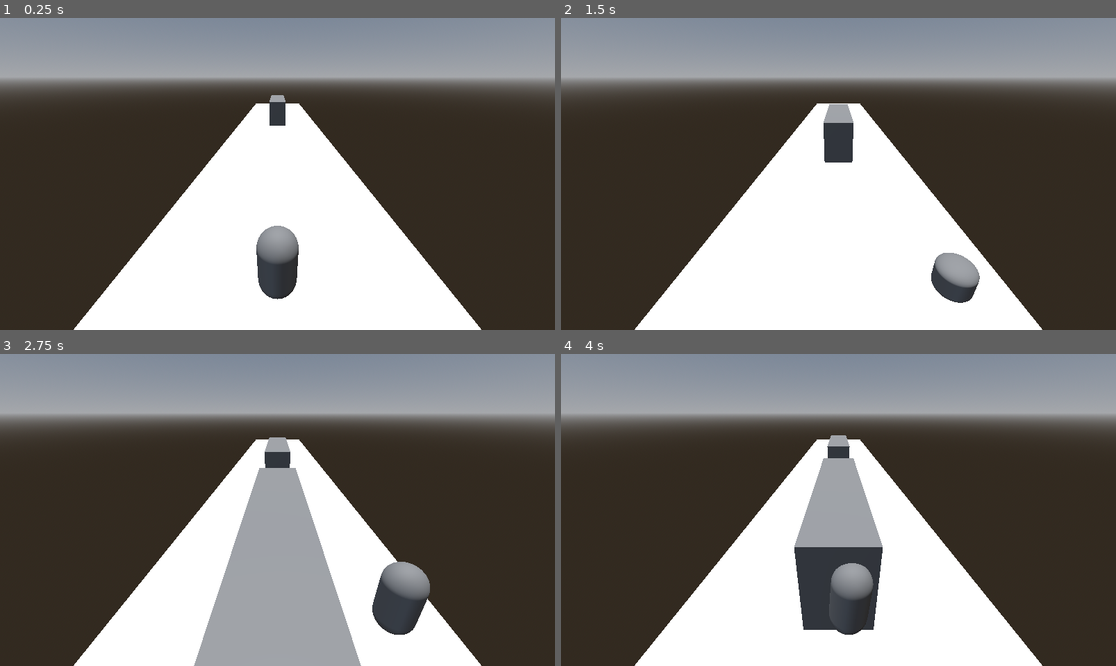
Above: before the commit, frames 1-4 (two rows, left to right).
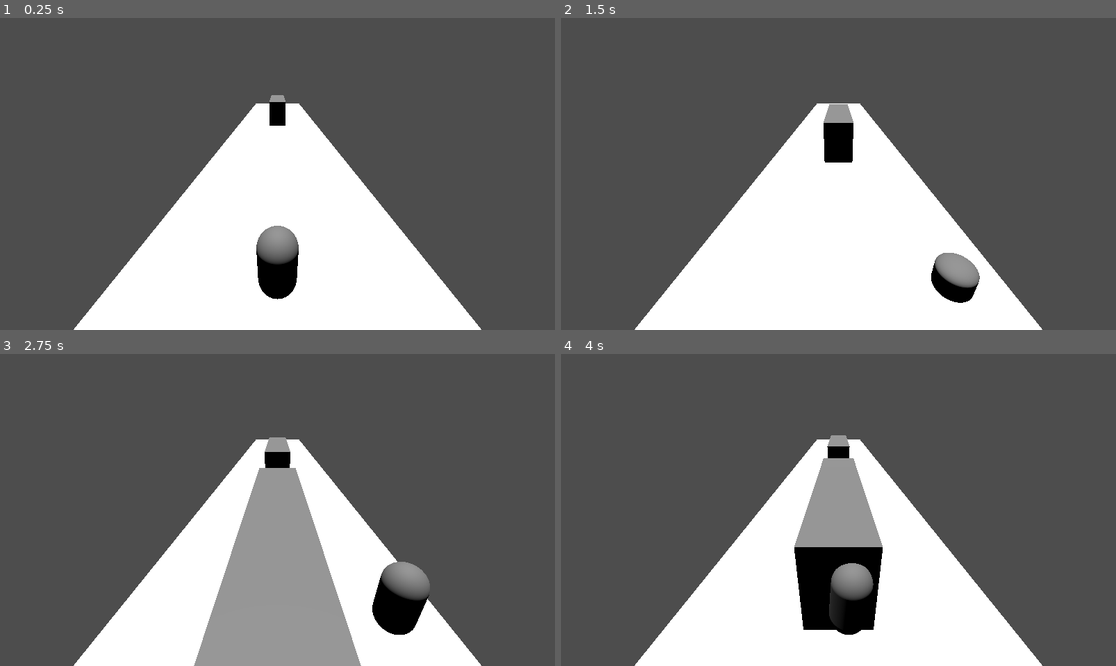
Above: after the commit, the same moments.

Repository: leoag3/projIndaGameLL
Game: Godot game, scene res://scene.tscn
Same seed, same stepped clock (60 frames per second), same inputs: the game is played once before the commit and once after it.
Inputs:
- Up to frame 1 (0.25 s): no input
- Up to frame 2 (1.5 s): hold Right (ui_right) 0.53-1.28 s; hold Down (ui_down) from 1.28 s (still down)
- Up to frame 3 (2.75 s): release Down (ui_down) at 2.03 s; hold Right (ui_right) from 2.03 s (still down)
- Up to frame 4 (4 s): release Right (ui_right) at 2.78 s; hold Up (ui_up) 2.78-3.53 s; hold Left (ui_left) from 3.53 s (still down)

The runs differ from the first frame. In frame 1, 68% of the frame differs, in the area x 0-100%, y 0-100%; in frame 2, 68%; in frame 3, 68%; in frame 4, 71%.

Commit message:
minor tweaks to obstacle generation

Diff:
--- /dev/null
+++ b/obstacle.gdshader
@@ -0,0 +1,20 @@
+shader_type canvas_item;
+
+uniform sampler2D SCREEN_TEXTURE : hint_screen_texture, filter_linear;
+uniform float bend_strength : hint_range(0.0, 2.0) = 1.0;
+
+void fragment() {
+    vec2 uv = SCREEN_UV;
+
+    // Keep UV safe before distortion
+    float safe_y = clamp(uv.y, 0.0, 1.0);
+    float curve = pow(1.0 - safe_y, 2.0) * bend_strength;
+
+    vec2 warped_uv = vec2(uv.x, uv.y - curve);
+    warped_uv = clamp(warped_uv, vec2(0.001), vec2(0.999)); // extra margin
+
+    // Optional fade at screen edges to hide artifacts
+    float fade = smoothstep(0.0, 0.05, warped_uv.y) * smoothstep(1.0, 0.95, warped_uv.y);
+
+    COLOR = texture(SCREEN_TEXTURE, warped_uv) * fade;
+}
--- a/obstacle.tscn
+++ b/obstacle.tscn
@@ -1,6 +1,11 @@
-[gd_scene load_steps=4 format=3 uid="uid://myiaq62iegj"]
+[gd_scene load_steps=6 format=3 uid="uid://myiaq62iegj"]
 
 [ext_resource type="Script" uid="uid://ch6u174d4ipem" path="res://obstacle.gd" id="1_sl1jc"]
+[ext_resource type="Shader" uid="uid://6mve25bitqi6" path="res://obstacle.gdshader" id="2_aubd6"]
+
+[sub_resource type="ShaderMaterial" id="ShaderMaterial_vcivv"]
+shader = ExtResource("2_aubd6")
+shader_parameter/bend_strength = 0.3
 
 [sub_resource type="BoxMesh" id="BoxMesh_u3cyc"]
 
@@ -12,6 +17,7 @@
 
 [node name="MeshInstance3D" type="MeshInstance3D" parent="."]
 transform = Transform3D(-4.37114e-07, 0, 2, 0, 3, 0, -10, 0, -8.74228e-08, 0, 0, 0)
+material_override = SubResource("ShaderMaterial_vcivv")
 mesh = SubResource("BoxMesh_u3cyc")
 
 [node name="CollisionShape3D" type="CollisionShape3D" parent="."]
--- /dev/null
+++ b/scene.gdshader
@@ -0,0 +1,20 @@
+shader_type canvas_item;
+
+uniform sampler2D SCREEN_TEXTURE : hint_screen_texture, filter_linear;
+uniform float bend_strength : hint_range(0.0, 2.0) = 0.3;
+
+void fragment() {
+    vec2 uv = SCREEN_UV;
+
+    // Keep UV safe before distortion
+    float safe_y = clamp(uv.y, 0.0, 1.0);
+    float curve = pow(1.0 - safe_y, 2.0) * bend_strength;
+
+    vec2 warped_uv = vec2(uv.x, uv.y - curve);
+    warped_uv = clamp(warped_uv, vec2(0.001), vec2(0.999)); // extra margin
+
+    // Optional fade at screen edges to hide artifacts
+    float fade = smoothstep(0.0, 0.05, warped_uv.y) * smoothstep(1.0, 0.95, warped_uv.y);
+
+    COLOR = texture(SCREEN_TEXTURE, warped_uv) * fade;
+}
--- a/scene.tscn
+++ b/scene.tscn
@@ -13,15 +13,6 @@
 
 [sub_resource type="BoxMesh" id="BoxMesh_nxogm"]
 size = Vector3(1, 1, 5)
-
-[sub_resource type="ProceduralSkyMaterial" id="ProceduralSkyMaterial_nxogm"]
-
-[sub_resource type="Sky" id="Sky_3253y"]
-sky_material = SubResource("ProceduralSkyMaterial_nxogm")
-
-[sub_resource type="Environment" id="Environment_nxogm"]
-background_mode = 2
-sky = SubResource("Sky_3253y")
 
 [node name="Node3D" type="Node3D"]
 
@@ -52,9 +43,6 @@
 [node name="Camera3D" type="Camera3D" parent="."]
 transform = Transform3D(1, 0, 0, 0, 0.902526, 0.430637, 0, -0.430637, 0.902524, 0, 4.22934, 3.59983)
 
-[node name="WorldEnvironment" type="WorldEnvironment" parent="."]
-environment = SubResource("Environment_nxogm")
-
 [node name="ObstacleManager" type="Node3D" parent="."]
 script = ExtResource("4_u3cyc")
 obstacle_scene = ExtResource("4_m7jmp")
Not shown, added: obstacle.gdshader.uid
Not shown, added: scene.gdshader.uid
Not shown: 1 places in scene.tscn that only renumber resources
